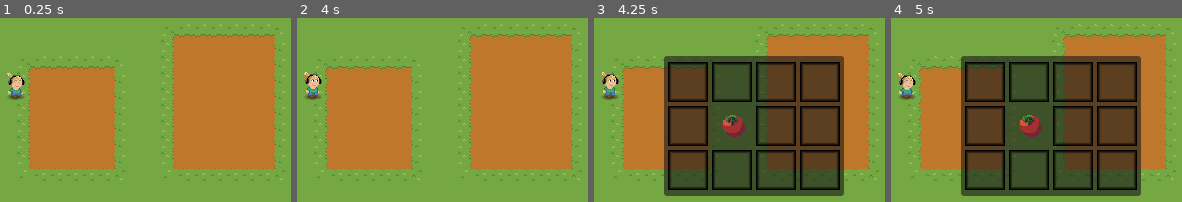
Above: before the commit, frames 1-4 (left to right).
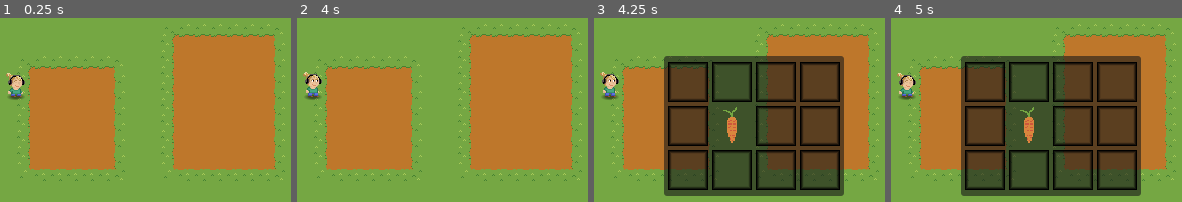
Above: after the commit, the same moments.

Repository: JohannesKoenig/turnip_the_beet
Game: Godot game, scene res://main.tscn
Same seed, same stepped clock (60 frames per second), same inputs: the game is played once before the commit and once after it. The engine's default icon, where the game draws it, is replaced by a stand-in: a white triangle on a blue panel in a dark square.
Inputs (mouse positions are in pixels of both pictures, inside the frame that each line leads up to):
- Up to frame 1 (0.25 s): no input
- Up to frame 2 (4 s): move the mouse to (561, 111) at 0.52 s; click (561, 111) at 0.6 s; move the mouse to (361, 139) at 1.27 s; click (361, 139) at 1.35 s; tap Enter at 2 s; move the mouse to (503, 65) at 2.02 s; click (503, 65) at 2.1 s; move the mouse to (433, 179) at 2.77 s; click (433, 179) at 2.85 s; tap Space at 3.5 s; move the mouse to (outside the picture) at 3.52 s; click (outside the picture) at 3.6 s
- Up to frame 3 (4.25 s): tap I (Inventory) at 4.15 s
- Up to frame 4 (5 s): move the mouse to (905, 86) at 4.27 s; click (905, 86) at 4.35 s

Frames 1-2 are identical in both runs. In frame 3, 0.8% of the frame differs, in the area x 43-52%, y 48-68%; in frame 4, 0.8%.

Commit message:
add carrots

Diff:
--- a/turnip-the-beet/model/inventory.gd
+++ b/turnip-the-beet/model/inventory.gd
@@ -21,6 +21,6 @@
 static func constructor() -> Inventory:
 	var inventory = Inventory.new()
 	inventory.data = Array2D.constructor(4,3)
-	var apple = load("res://types/items/tomato.tres")
+	var apple = load("res://types/items/carrot.tres")
 	inventory.set_value(1,1,apple)
 	return inventory
--- /dev/null
+++ b/turnip-the-beet/types/items/carrot.tres
@@ -0,0 +1,12 @@
+[gd_resource type="Resource" script_class="Item" load_steps=3 format=3 uid="uid://dmvk1o57g5ile"]
+
+[ext_resource type="Script" path="res://types/item.gd" id="1_lp0q2"]
+[ext_resource type="Texture2D" uid="uid://cgoxwya4yl2b6" path="res://assets/icons/carrot_inventory.png" id="1_rlq7s"]
+
+[resource]
+script = ExtResource("1_lp0q2")
+icon = ExtResource("1_rlq7s")
+name = ""
+price = 5
+season = 1
+description = "second freshest stickling in th world"
Binary file added: turnip-the-beet/assets/icons/carrot_inventory.png
Not shown, added: turnip-the-beet/assets/icons/carrot_inventory.png.import
Not shown, added: projects/baby_carrot.png
Not shown, added: projects/young_carrot.png
